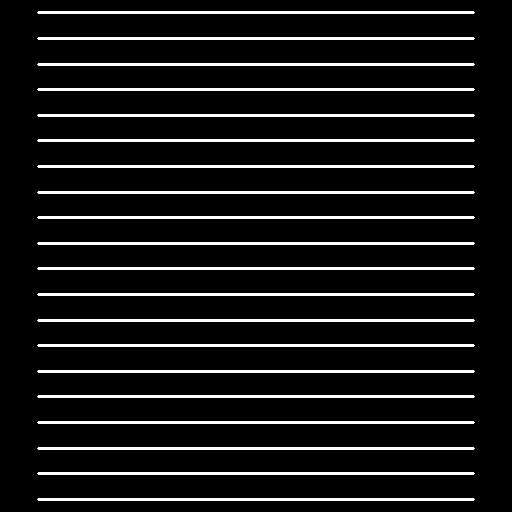
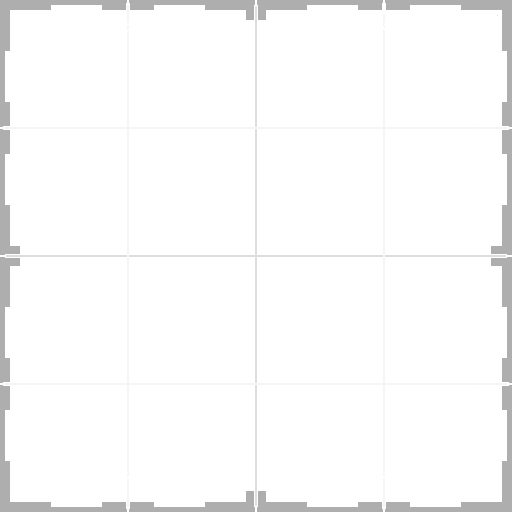
Layered file, before and after one edit (512 × 512). Changes by layer:
hid "stairs" over [37, 11, 475, 501]
showed group "Symbols emission" (1 layers) over [21, 22, 483, 490]
showed "GridBox_Default.png" over [0, 0, 512, 512]
